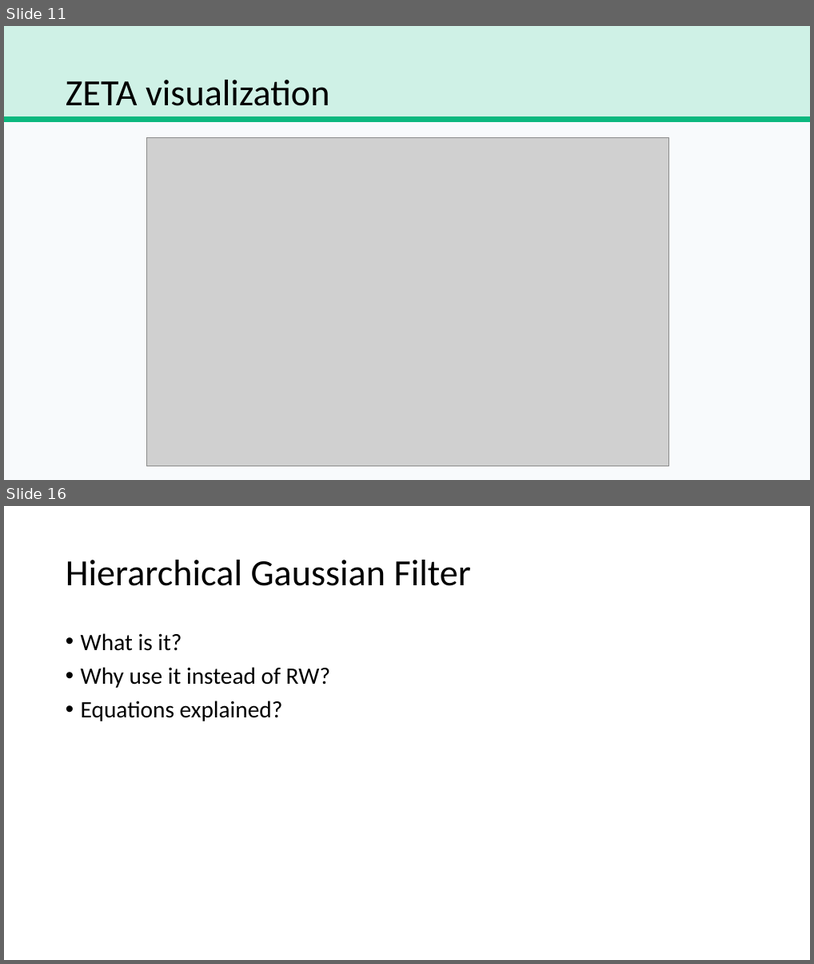
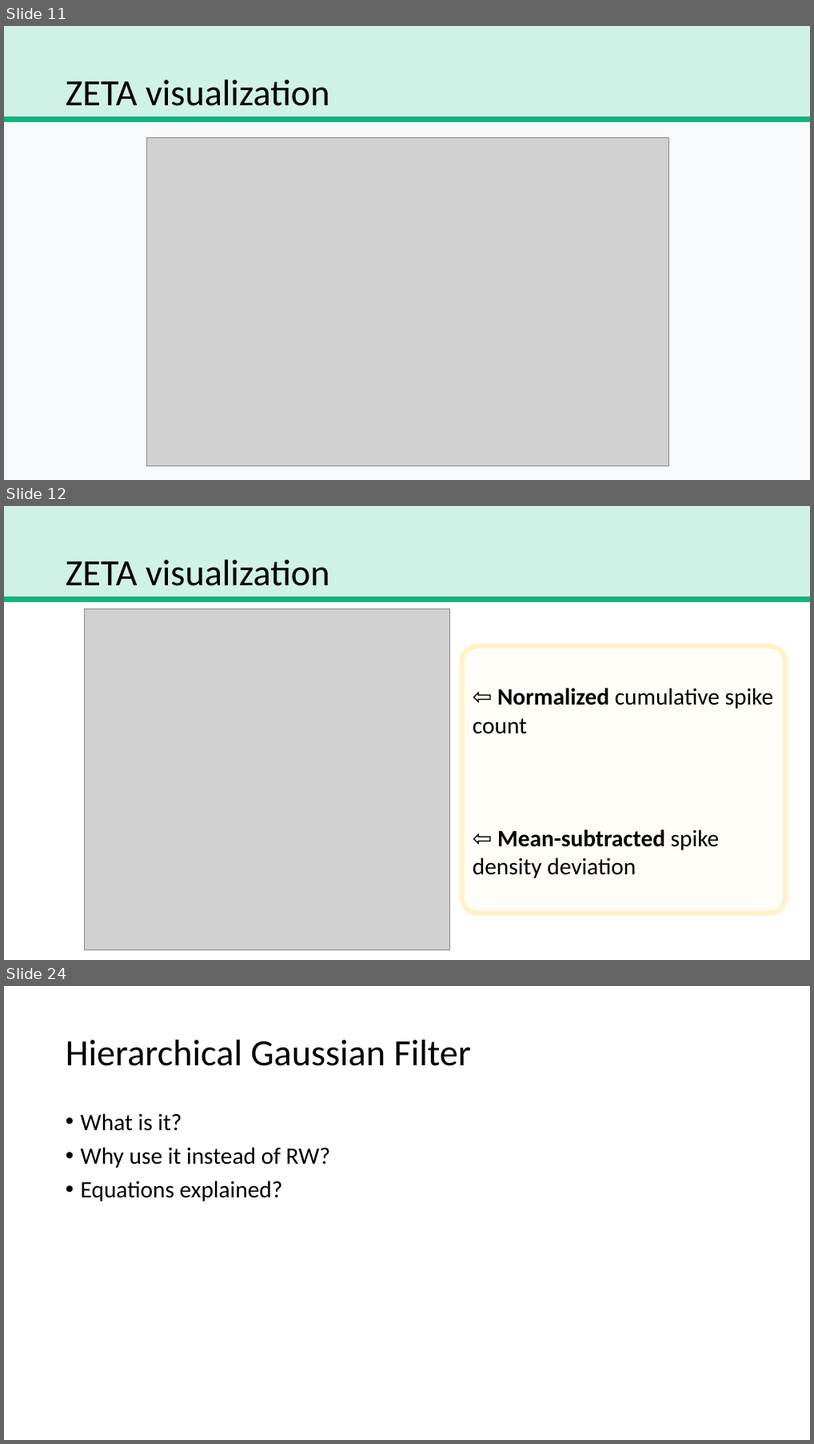
Before and after one commit to trNk27/Human_Data_Exploration, a slide deck: presentation/Prototype.pptx. Shown one above the other, each under a label of ours: slides 11 and 16 before the commit, slides 11, 12 and 24 after it; the slides between them are not shown. The pictures are 814x964 and 814x1444 pixels, drawn with LibreOffice and Linux fonts; fonts in the diff are those of the drawing; grey boxes stand for pictures; background and template pictures are left out. Boxes give left, top, right and bottom in pixels: in the first picture for what was removed or moved away, otherwise in the second. Text is boxed around its words. In the diff, an @@ line names an element or a change of style, - is before the commit and + after.

```diff
--- a/presentation/Prototype.pptx
+++ b/presentation/Prototype.pptx
@@ slide 12 added at (x1=4, y1=506, x2=810, y2=960), background #FFFFFF @@
@@ rectangle added at (x1=4, y1=506, x2=810, y2=599), fill #CFF1E6, outline #0CB87F 6 pt @@
@@ title added at (x1=66, y1=560, x2=330, y2=586), 44 pt, text #000000 @@
+ZETA visualization
@@ picture added at (x1=85, y1=608, x2=450, y2=949) @@
@@ rounded rectangle added at (x1=462, y1=646, x2=786, y2=912), fill #FFFDF7, outline #FFF2CC 6 pt, 28 pt, text #000000 @@
+⇦ Normalized cumulative spike count
+⇦ Mean-subtracted spike density deviation
@@ what was slide 16 is now slide 24 @@
```
Also in this commit, not shown: 2 slides changed, 11 other slides added, 4 slides removed, 30 other files.
